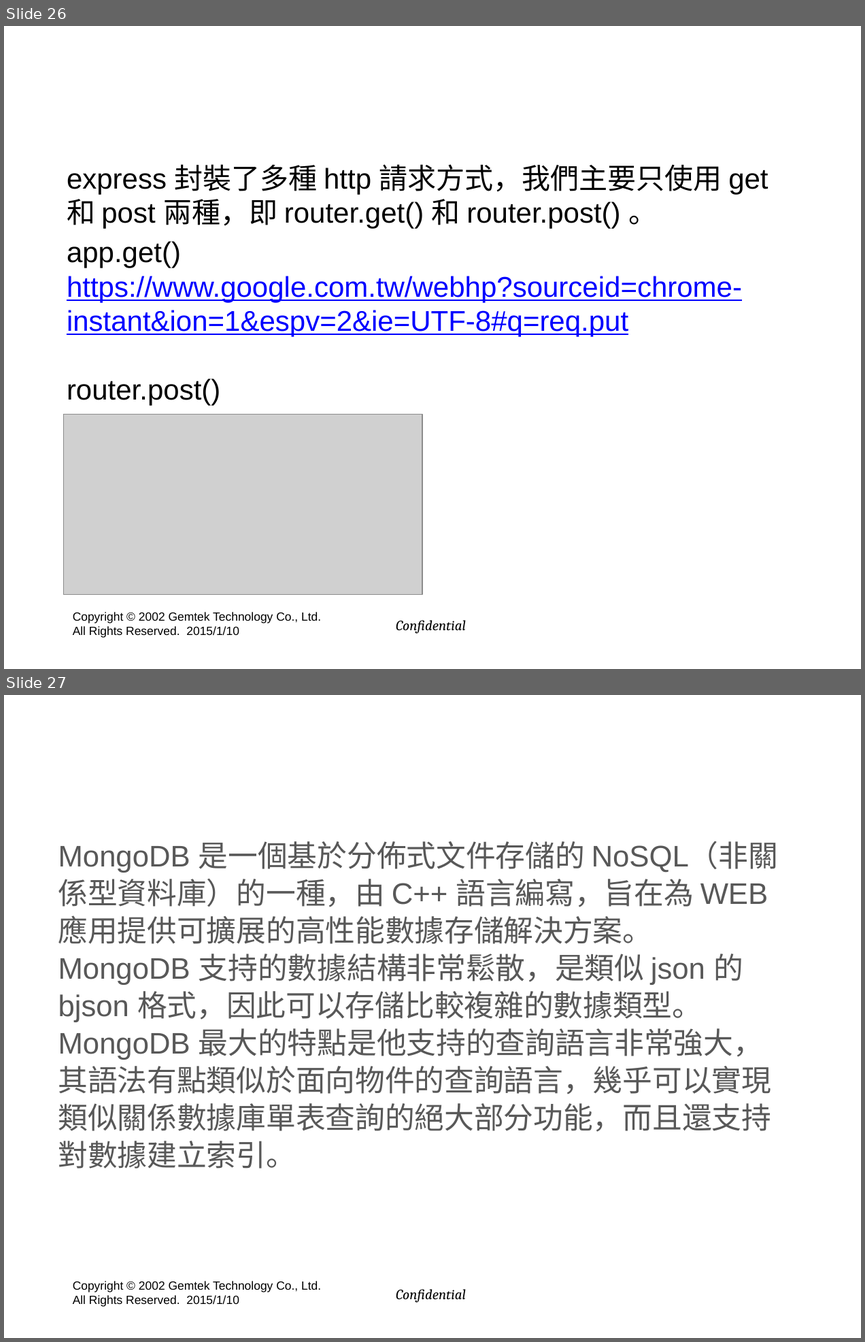
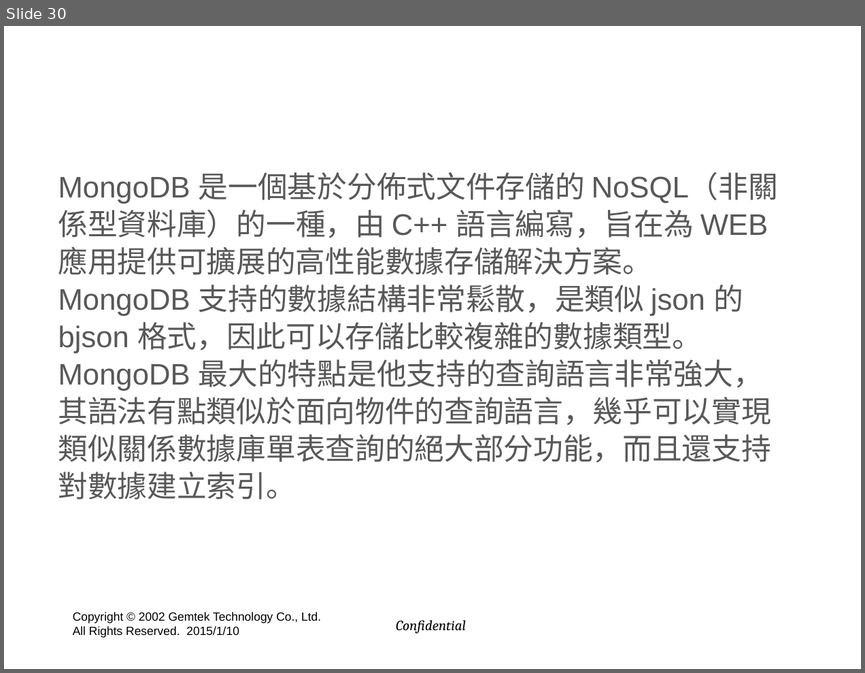
Before and after one commit to hyper570908/nodeDemo, a slide deck: doc/GIot_Session(win7).pptx. Shown one above the other, each under a label of ours: slides 26 and 27 before the commit, slide 30 after it. The pictures are 865x1342 and 865x673 pixels, drawn with LibreOffice and Linux fonts; fonts in the diff are those of the drawing; grey boxes stand for pictures; background and template pictures are left out. Boxes give left, top, right and bottom in pixels: in the first picture for what was removed or moved away, otherwise in the second. Text is boxed around its words. In the diff, an @@ line names an element or a change of style, - is before the commit and + after.

```diff
--- a/doc/GIot_Session(win7).pptx
+++ b/doc/GIot_Session(win7).pptx
@@ slide 26 removed at [4,26,861,669], background picture (left out); not listed: 2 template elements that a slide beside it also shows @@
@@ title removed at [68,35,797,118] @@
-路由規則
@@ text removed at [67,164,768,229] @@
-express 封裝了多種 http 請求方式，我們主要只使用 get 和 post 兩種，即 router.get() 和 router.post() 。
@@ text removed at [67,241,742,405] @@
-app.get()
-https://www.google.com.tw/webhp?sourceid=chrome-instant&ion=1&espv=2&ie=UTF-8#q=req.put
-router.post()
@@ picture removed at [64,414,422,594] @@
@@ what was slide 27 is now slide 30 @@
```
Also in this commit, not shown: 1 slide changed, 5 slides added, 8 other files.
